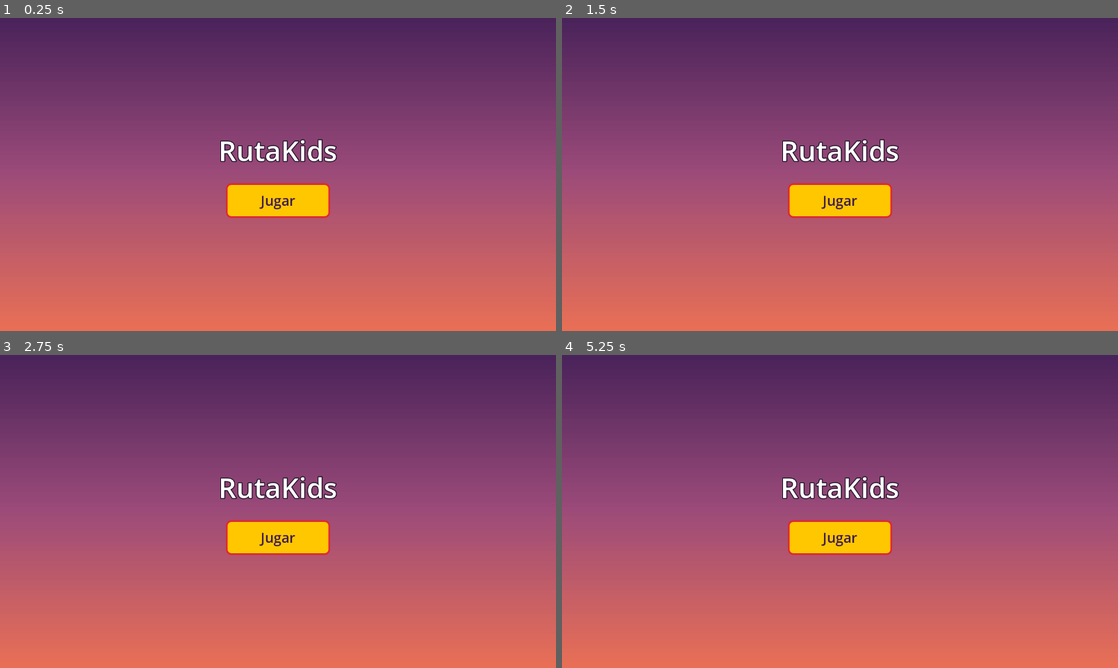
Above: before the commit, frames 1-4 (two rows, left to right).
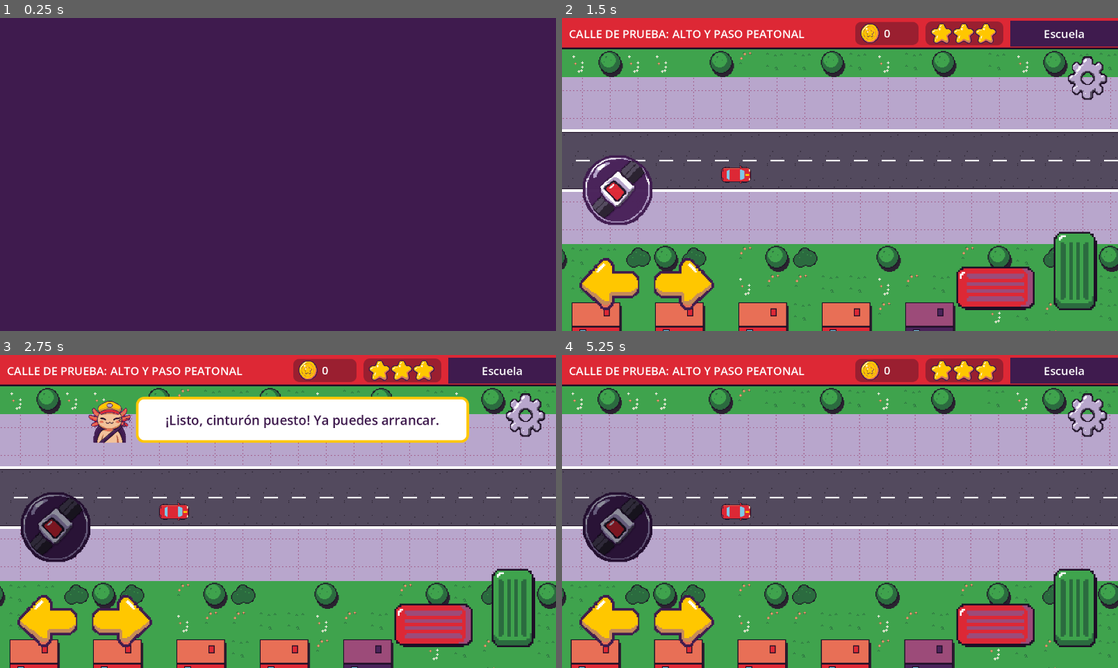
Above: after the commit, the same moments.

Repository: upsaac-obs/reto_tec_juego
Game: Godot game, scene res://scenes/bridge/idle.tscn
The game is run twice, just before and just after one commit, with the same random seed, the same clock (stepped at 60 frames per second) and the same inputs. Before the commit the project starts from res://scenes/ui/main_menu.tscn.
Inputs (mouse positions are in pixels of both pictures, inside the frame that each line leads up to):
- Up to frame 1 (0.25 s): no input
- Up to frame 2 (1.5 s): click (840, 199) at 0.5 s, where only the run before the commit has a clickable "Jugar"; click (840, 199) at 1.25 s, where only the run before the commit has a clickable "Jugar"
- Up to frame 3 (2.75 s): tap Enter at 2 s; move the mouse to (400, 495) at 2.02 s; hold Right (car_right) from 2.03 s (still down); tap B (car_seatbelt) at 2.1 s; click (400, 495) at 2.17 s
- Up to frame 4 (5.25 s): release Right (car_right) at 2.75 s; click (1090, 414) at 2.77 s; move the mouse to (728, 527) at 3.52 s; hold Down (car_brake) 3.53-4.28 s; tap B (car_seatbelt) at 3.6, 4.35, 5.1 s; click (728, 527) at 3.67 s; move the mouse to (895, 442) at 4.27 s; hold Right (car_right) 4.28-5.03 s; click (895, 442) at 4.42 s; tap Space at 5 s; move the mouse to (812, 574) at 5.02 s; hold Up (car_accelerate) from 5.03 s (still down); click (812, 574) at 5.17 s

The runs differ from the first frame. In frame 1, 91% of the frame differs, in the area x 0-100%, y 9-100%; in frame 2, 96%; in frame 3, 96%; in frame 4, 96%, in the area x 0-100%, y 0-100%.

Commit message:
Spike del puente, lado Godot: BridgeClient, FakeBridge, idle y nivel de prueba
- autoload/bridge_client.gd: escucha las señales de RutaBridge (start_level,
  pause_level, resume_level, abort_level, set_muted) y responde con
  notify(evento, json): engine_ready (una vez), level_started, level_finished
  (estrellas, puntos, faltas por regla, segundos sin pausas), level_exited,
  inactivity_timeout (kiosco), tutor_requested y bridge_error. Valida el JSON.
- scenes/bridge/fake_bridge.gd: hace de app nativa en el editor; imprime todo
  y abre el nivel 1 (o --fake-level=N) como lo haría el menú
- scenes/bridge/idle.tscn es la escena principal; level_test.tscn (id 99)
  tiene botones Falta, Terminar y Salir con la tarjeta de hábito real
- RuleManager cuenta infractions por rule_id
- Tarjeta de hábito: Repetir y Continuar pasan por BridgeClient
- docs/arquitectura.md: contrato con 5 arreglos (mecanismo del puente, la vista
  se cierra en level_exited y no en level_finished, tutor_requested,
  engine_ready una vez, códigos de error)
- Probado con FakeBridge: 27 casos en verde

Co-Authored-By: Claude Opus 5.5 <noreply@anthropic.com>

Diff:
--- a/assets/ui/theme.tres
+++ b/assets/ui/theme.tres
@@ -157,6 +157,9 @@
 corner_radius_top_right = 24
 corner_radius_bottom_right = 24
 corner_radius_bottom_left = 24
+
+[sub_resource type="StyleBoxFlat" id="StyleBoxFlat_idle"]
+bg_color = Color(0.2471, 0.1059, 0.3059, 1)
 
 [resource]
 default_font_size = 32
@@ -217,3 +220,5 @@
 CardPhrase/colors/font_color = Color(0.2471, 0.1059, 0.3059, 1)
 CardPhrase/constants/outline_size = 0
 CardPhrase/font_sizes/font_size = 34
+IdleBackground/base_type = &"Panel"
+IdleBackground/styles/panel = SubResource("StyleBoxFlat_idle")
--- /dev/null
+++ b/autoload/bridge_client.gd
@@ -0,0 +1,242 @@
+extends Node
+## Puente con la app nativa (contrato en docs/arquitectura.md).
+## - Nativo → Godot: el singleton RutaBridge emite señales (start_level, pause_level,
+##   resume_level, abort_level, set_muted) y aquí se escuchan.
+## - Godot → nativo: se llama RutaBridge.notify(evento, json). Todo JSON lleva "v".
+## Sin app nativa (editor, escritorio) se usa FakeBridge, que imprime en consola.
+## Godot no guarda nada: recibe todo en start_level y entrega todo en level_finished.
+
+enum State { IDLE, PLAYING }
+
+const PROTOCOL_VERSION := 1
+const IDLE_SCENE := "res://scenes/bridge/idle.tscn"
+## Provisional hasta que exista LevelData: level_id → escena.
+## El 99 es el nivel de prueba del spike (botones Falta, Terminar y Salir).
+const LEVEL_SCENES := {
+	1: "res://levels/test_street.tscn",
+	99: "res://scenes/bridge/level_test.tscn",
+}
+const MODES: Array[String] = [GameState.MODE_PEQUE, GameState.MODE_GRANDE]
+
+## Segundos sin tocar la pantalla dentro de un nivel en kiosco antes de avisar.
+@export var inactivity_limit: float = 60.0
+
+var state: State = State.IDLE
+var level_id: int = -1
+
+var _bridge: Object
+var _finished: bool = false
+var _engine_ready_sent: bool = false
+## Segundos jugados del intento actual, sin contar pausas.
+var _played: float = 0.0
+var _idle_time: float = 0.0
+var _inactivity_sent: bool = false
+var _bridge_paused: bool = false
+var _paused_before: bool = false
+
+
+func _init() -> void:
+	process_mode = Node.PROCESS_MODE_ALWAYS
+
+
+func _ready() -> void:
+	if Engine.has_singleton("RutaBridge"):
+		_bridge = Engine.get_singleton("RutaBridge")
+	else:
+		var fake := FakeBridge.new()
+		add_child(fake)
+		_bridge = fake
+	_bridge.connect(&"start_level", _on_start_level)
+	_bridge.connect(&"pause_level", _on_pause_level)
+	_bridge.connect(&"resume_level", _on_resume_level)
+	_bridge.connect(&"abort_level", _on_abort_level)
+	_bridge.connect(&"set_muted", _on_set_muted)
+	get_tree().scene_changed.connect(_on_scene_changed)
+	_adopt_first_scene.call_deferred()
+
+
+func _notification(what: int) -> void:
+	# Por si acaso el nativo no avisa (sección 4, paso 5).
+	if what == NOTIFICATION_APPLICATION_PAUSED:
+		_on_pause_level()
+	elif what == NOTIFICATION_APPLICATION_RESUMED:
+		_on_resume_level()
+
+
+func _input(event: InputEvent) -> void:
+	if event is InputEventScreenTouch or event is InputEventMouseButton or event is InputEventKey:
+		_idle_time = 0.0
+		_inactivity_sent = false
+
+
+func _process(delta: float) -> void:
+	if state != State.PLAYING:
+		return
+	if not get_tree().paused:
+		_played += delta
+	if GameState.kiosk and not _inactivity_sent:
+		_idle_time += delta
+		if _idle_time >= inactivity_limit:
+			_inactivity_sent = true
+			_send(&"inactivity_timeout", {})
+
+
+## Lo llama la tarjeta de hábito (Continuar) y el menú de pausa (Salir).
+func exit_level(completed: bool) -> void:
+	if state != State.PLAYING:
+		return
+	_send(&"level_exited", {"level_id": level_id, "completed": completed})
+	_go_idle()
+
+
+## Repetir en la tarjeta de hábito: el mismo nivel desde el principio.
+func retry_level() -> void:
+	if state != State.PLAYING:
+		return
+	_load_level(level_id)
+
+
+## Mantener presionado el engrane: el nativo abre la pantalla de tutores.
+func request_tutor() -> void:
+	_send(&"tutor_requested", {"level_id": level_id})
+
+
+# --- Nativo → Godot ---
+
+func _on_start_level(json: String) -> void:
+	var parser := JSON.new()
+	if parser.parse(json) != OK:
+		_error(&"invalid_json", "línea %d: %s" % [parser.get_error_line(), parser.get_error_message()])
+		return
+	var data: Variant = parser.data
+	if not data is Dictionary:
+		_error(&"invalid_json", "se esperaba un objeto")
+		return
+	if data.get("v") != float(PROTOCOL_VERSION):
+		_error(&"unsupported_version", str(data.get("v")))
+		return
+	var id: Variant = data.get("level_id")
+	if not (id is float and id == floorf(id) and LEVEL_SCENES.has(int(id))):
+		_error(&"unknown_level", str(id))
+		return
+	var mode: Variant = data.get("mode")
+	if not (mode is String and MODES.has(mode)):
+		_error(&"invalid_field", "mode: %s" % str(mode))
+		return
+	if not (data.get("kiosk") is bool and data.get("muted") is bool):
+		_error(&"invalid_field", "kiosk y muted deben ser true o false")
+		return
+	# Cada nivel que empieza termina con level_exited, aunque lo reemplace otro.
+	if state == State.PLAYING:
+		_send(&"level_exited", {"level_id": level_id, "completed": _finished})
+	GameState.mode = mode
+	GameState.kiosk = data["kiosk"]
+	_on_set_muted(data["muted"])
+	_load_level(int(id))
+
+
+func _on_pause_level() -> void:
+	if _bridge_paused:
+		return
+	_bridge_paused = true
+	# La pausa de una falta se quitaría sola a los 2 s; aquí se toma esta pausa.
+	_paused_before = get_tree().paused and not Feedback.is_pausing()
+	Feedback.clear()
+	get_tree().paused = true
+
+
+func _on_resume_level() -> void:
+	if not _bridge_paused:
+		return
+	_bridge_paused = false
+	get_tree().paused = _paused_before
+
+
+func _on_abort_level() -> void:
+	exit_level(_finished)
+
+
+func _on_set_muted(muted: bool) -> void:
+	AudioServer.set_bus_mute(0, muted)
+
+
+# --- Internos ---
+
+func _load_level(id: int) -> void:
+	state = State.PLAYING
+	level_id = id
+	_reset_attempt()
+	get_tree().change_scene_to_file(LEVEL_SCENES[id])
+
+
+func _go_idle() -> void:
+	state = State.IDLE
+	level_id = -1
+	_reset_attempt()
+	get_tree().change_scene_to_file(IDLE_SCENE)
+
+
+func _reset_attempt() -> void:
+	_finished = false
+	_played = 0.0
+	_idle_time = 0.0
+	_inactivity_sent = false
+	_bridge_paused = false
+	Feedback.clear()
+	get_tree().paused = false
+
+
+func _on_scene_changed() -> void:
+	var scene := get_tree().current_scene
+	if scene == null:
+		return
+	if state == State.IDLE and scene.scene_file_path == IDLE_SCENE:
+		# Solo una vez por sesión: Godot no se destruye entre niveles (H1).
+		if not _engine_ready_sent:
+			_engine_ready_sent = true
+			_send(&"engine_ready", {})
+	elif state == State.PLAYING:
+		_connect_level()
+		_send(&"level_started", {"level_id": level_id})
+
+
+## Al arrancar: si es idle.tscn avisa engine_ready; si es un nivel abierto con F6
+## desde el editor, lo toma como si el nativo lo hubiera abierto.
+func _adopt_first_scene() -> void:
+	var path := get_tree().current_scene.scene_file_path if get_tree().current_scene else ""
+	for id: int in LEVEL_SCENES:
+		if LEVEL_SCENES[id] == path:
+			state = State.PLAYING
+			level_id = id
+			_reset_attempt()
+	_on_scene_changed()
+
+
+func _connect_level() -> void:
+	var manager := get_tree().get_first_node_in_group(&"rule_manager") as RuleManager
+	if manager == null:
+		_error(&"no_rule_manager", LEVEL_SCENES[level_id])
+		return
+	manager.level_finished.connect(_on_level_finished.bind(manager))
+
+
+func _on_level_finished(stars: int, manager: RuleManager) -> void:
+	_finished = true
+	_send(&"level_finished", {
+		"level_id": level_id,
+		"stars": stars,
+		"points": manager.points,
+		"infractions": manager.infractions,
+		"duration_s": roundi(_played),
+	})
+
+
+func _error(code: StringName, detail: String) -> void:
+	push_warning("RutaBridge: %s (%s)" % [code, detail])
+	_send(&"bridge_error", {"code": code, "detail": detail})
+
+
+func _send(event: StringName, data: Dictionary) -> void:
+	var message := {"v": PROTOCOL_VERSION}
+	message.merge(data)
+	_bridge.call(&"notify", String(event), JSON.stringify(message))
--- a/autoload/feedback.gd
+++ b/autoload/feedback.gd
@@ -65,6 +65,11 @@
 	_voice.stop()
 
 
+## true mientras dura la pausa de una falta (la quita él solo).
+func is_pausing() -> bool:
+	return _pausing
+
+
 func _show(message_key: String, mood: CopilotBubble.Mood) -> void:
 	_message_id += 1
 	var id := _message_id
--- a/i18n/textos.csv
+++ b/i18n/textos.csv
@@ -45,3 +45,7 @@
 FRASE_08,La calle es de todos.
 FRASE_09,Cada decisión en la calle cuida a alguien.
 FRASE_10,Los buenos hábitos se hacen todos los días.
+PRUEBA_TITULO,Nivel de prueba del puente
+PRUEBA_FALTA,Hacer una falta
+PRUEBA_TERMINAR,Terminar
+PRUEBA_SALIR,Salir
--- a/project.godot
+++ b/project.godot
@@ -11,7 +11,7 @@
 [application]
 
 config/name="RutaKids"
-run/main_scene="res://scenes/ui/main_menu.tscn"
+run/main_scene="res://scenes/bridge/idle.tscn"
 config/features=PackedStringArray("4.7", "GL Compatibility")
 boot_splash/bg_color=Color(0.2471, 0.1059, 0.3059, 1)
 config/icon="res://assets/ui/app_icon.png"
@@ -22,6 +22,7 @@
 SaveData="*res://autoload/save_data.gd"
 AudioManager="*res://autoload/audio_manager.gd"
 Feedback="*res://autoload/feedback.gd"
+BridgeClient="*res://autoload/bridge_client.gd"
 
 [display]
 
--- /dev/null
+++ b/scenes/bridge/fake_bridge.gd
@@ -0,0 +1,43 @@
+class_name FakeBridge
+extends Node
+## Hace de app nativa cuando Godot corre solo (editor o escritorio).
+## Imprime cada mensaje que manda Godot y, como el menú nativo, abre un nivel al
+## recibir engine_ready y otra vez después de level_exited.
+## Nivel a abrir: argumento --fake-level=N (por defecto el 1).
+##   godot --path . -- --fake-level=99
+
+signal start_level(json: String)
+signal pause_level
+signal resume_level
+signal abort_level
+signal set_muted(muted: bool)
+
+## Para las pruebas: todo lo que ha mandado Godot, como [evento, Dictionary].
+var sent: Array = []
+## Si es false, no abre niveles solo (lo usan las pruebas).
+var auto_start: bool = true
+var level_id: int = 1
+var mode: String = GameState.MODE_GRANDE
+
+## Segundos que tarda el "menú" en abrir el nivel.
+@export var menu_delay: float = 0.5
+
+
+func _ready() -> void:
+	for arg in OS.get_cmdline_user_args():
+		if arg.begins_with("--fake-level="):
+			level_id = int(arg.trim_prefix("--fake-level="))
+
+
+func notify(event: String, json: String) -> void:
+	print("[FakeBridge] ← %s %s" % [event, json])
+	sent.append([event, JSON.parse_string(json)])
+	if auto_start and (event == "engine_ready" or event == "level_exited"):
+		await get_tree().create_timer(menu_delay).timeout
+		send_start(level_id)
+
+
+func send_start(id: int, kiosk := false, muted := false) -> void:
+	var json := JSON.stringify({"v": 1, "level_id": id, "mode": mode, "kiosk": kiosk, "muted": muted})
+	print("[FakeBridge] → start_level %s" % json)
+	start_level.emit(json)
--- /dev/null
+++ b/scenes/bridge/idle.tscn
@@ -0,0 +1,9 @@
+[gd_scene format=3]
+
+[node name="Idle" type="Panel"]
+anchors_preset = 15
+anchor_right = 1.0
+anchor_bottom = 1.0
+grow_horizontal = 2
+grow_vertical = 2
+theme_type_variation = &"IdleBackground"
--- /dev/null
+++ b/scenes/bridge/level_test.gd
@@ -0,0 +1,11 @@
+extends Control
+## Nivel de prueba del spike (level_id 99): sin manejo, solo botones para
+## probar el puente de ida y vuelta con la tarjeta de hábito real.
+
+@export var rule_manager: RuleManager
+
+
+func _ready() -> void:
+	%Fault.pressed.connect(rule_manager.report_infraction.bind(&"stop", "FALTA_ALTO"))
+	%Finish.pressed.connect(rule_manager.finish_level)
+	%Exit.pressed.connect(BridgeClient.exit_level.bind(false))
--- /dev/null
+++ b/scenes/bridge/level_test.tscn
@@ -0,0 +1,58 @@
+[gd_scene format=3]
+
+[ext_resource type="Script" path="res://scenes/bridge/level_test.gd" id="1_script"]
+[ext_resource type="Script" path="res://scenes/level/rule_manager.gd" id="2_rules"]
+[ext_resource type="PackedScene" path="res://scenes/ui/habit_card.tscn" id="3_card"]
+[ext_resource type="Texture2D" path="res://assets/ui/habit_cards/card_00.png" id="4_card00"]
+
+[node name="LevelTest" type="Panel" node_paths=PackedStringArray("rule_manager")]
+anchors_preset = 15
+anchor_right = 1.0
+anchor_bottom = 1.0
+grow_horizontal = 2
+grow_vertical = 2
+theme_type_variation = &"IdleBackground"
+script = ExtResource("1_script")
+rule_manager = NodePath("RuleManager")
+
+[node name="Center" type="CenterContainer" parent="."]
+layout_mode = 1
+anchors_preset = 15
+anchor_right = 1.0
+anchor_bottom = 1.0
+grow_horizontal = 2
+grow_vertical = 2
+
+[node name="Column" type="VBoxContainer" parent="Center"]
+layout_mode = 2
+theme_override_constants/separation = 24
+
+[node name="Title" type="Label" parent="Center/Column"]
+layout_mode = 2
+text = "PRUEBA_TITULO"
+horizontal_alignment = 1
+
+[node name="Fault" type="Button" parent="Center/Column"]
+unique_name_in_owner = true
+layout_mode = 2
+text = "PRUEBA_FALTA"
+
+[node name="Finish" type="Button" parent="Center/Column"]
+unique_name_in_owner = true
+layout_mode = 2
+theme_type_variation = &"PlayButton"
+text = "PRUEBA_TERMINAR"
+
+[node name="Exit" type="Button" parent="Center/Column"]
+unique_name_in_owner = true
+layout_mode = 2
+text = "PRUEBA_SALIR"
+
+[node name="RuleManager" type="Node" parent="."]
+script = ExtResource("2_rules")
+
+[node name="HabitCard" parent="." node_paths=PackedStringArray("rule_manager") instance=ExtResource("3_card")]
+rule_manager = NodePath("../RuleManager")
+illustration = ExtResource("4_card00")
+level_name_key = "NIVEL_00_NOMBRE"
+phrase_key = "FRASE_00"
--- a/scenes/level/rule_manager.gd
+++ b/scenes/level/rule_manager.gd
@@ -19,6 +19,8 @@
 @export var grave_return_delay: float = 0.5
 
 var faults: int = 0
+## Faltas por regla (rule_id → cuántas). Se manda al nativo en level_finished.
+var infractions: Dictionary[StringName, int] = {}
 var points: int = 0
 var _checkpoint: float = 0.0
 var _returning: bool = false
@@ -36,6 +38,7 @@
 	if _finished:
 		return
 	faults += 1
+	infractions[rule_id] = infractions.get(rule_id, 0) + 1
 	infraction_reported.emit(rule_id, grave)
 	Feedback.show_infraction(message_key)
 	if grave:
--- a/scenes/ui/habit_card.gd
+++ b/scenes/ui/habit_card.gd
@@ -3,10 +3,8 @@
 ## Tarjeta del hábito al terminar el nivel: ilustración, nombre del nivel, punto
 ## del decálogo, frase final (con voz si existe) y estrellas que aparecen una
 ## por una. Se abre sola con level_finished del RuleManager y pausa el juego.
-## Cuando exista LevelData, los datos del nivel saldrán de ahí.
-
-signal retry_pressed
-signal continue_pressed
+## Repetir y Continuar pasan por BridgeClient (Continuar cierra el nivel y
+## avisa al nativo). Cuando exista LevelData, los datos del nivel saldrán de ahí.
 
 @export var rule_manager: RuleManager
 @export var illustration: Texture2D
@@ -16,8 +14,6 @@
 @export var phrase_key: String
 @export var star_full: Texture2D
 @export var star_empty: Texture2D
-## A dónde lleva Continuar mientras no exista la selección de niveles.
-@export_file("*.tscn") var continue_scene: String = "res://scenes/ui/main_menu.tscn"
 ## Segundos entre llegar a la meta y abrir la tarjeta (deja ver el mensaje de meta).
 @export var open_delay: float = 1.2
 @export var appear_time: float = 0.25
@@ -75,12 +71,8 @@
 
 
 func _on_retry_pressed() -> void:
-	get_tree().paused = false
-	retry_pressed.emit()
-	get_tree().reload_current_scene()
+	BridgeClient.retry_level()
 
 
 func _on_continue_pressed() -> void:
-	get_tree().paused = false
-	continue_pressed.emit()
-	get_tree().change_scene_to_file(continue_scene)
+	BridgeClient.exit_level(true)
Not shown, added: autoload/bridge_client.gd.uid
Binary file changed: i18n/textos.es.translation
Not shown, added: scenes/bridge/fake_bridge.gd.uid
Not shown, added: scenes/bridge/level_test.gd.uid
Not shown, changed: CLAUDE.md
Not shown, added: docs/arquitectura.md
